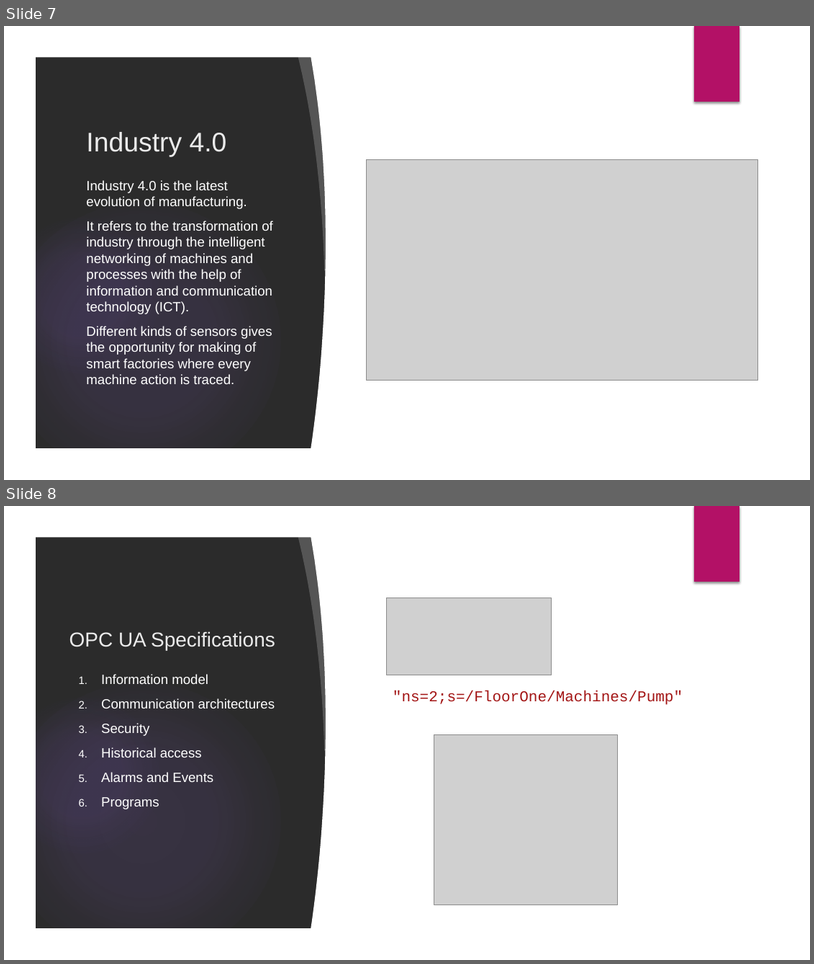
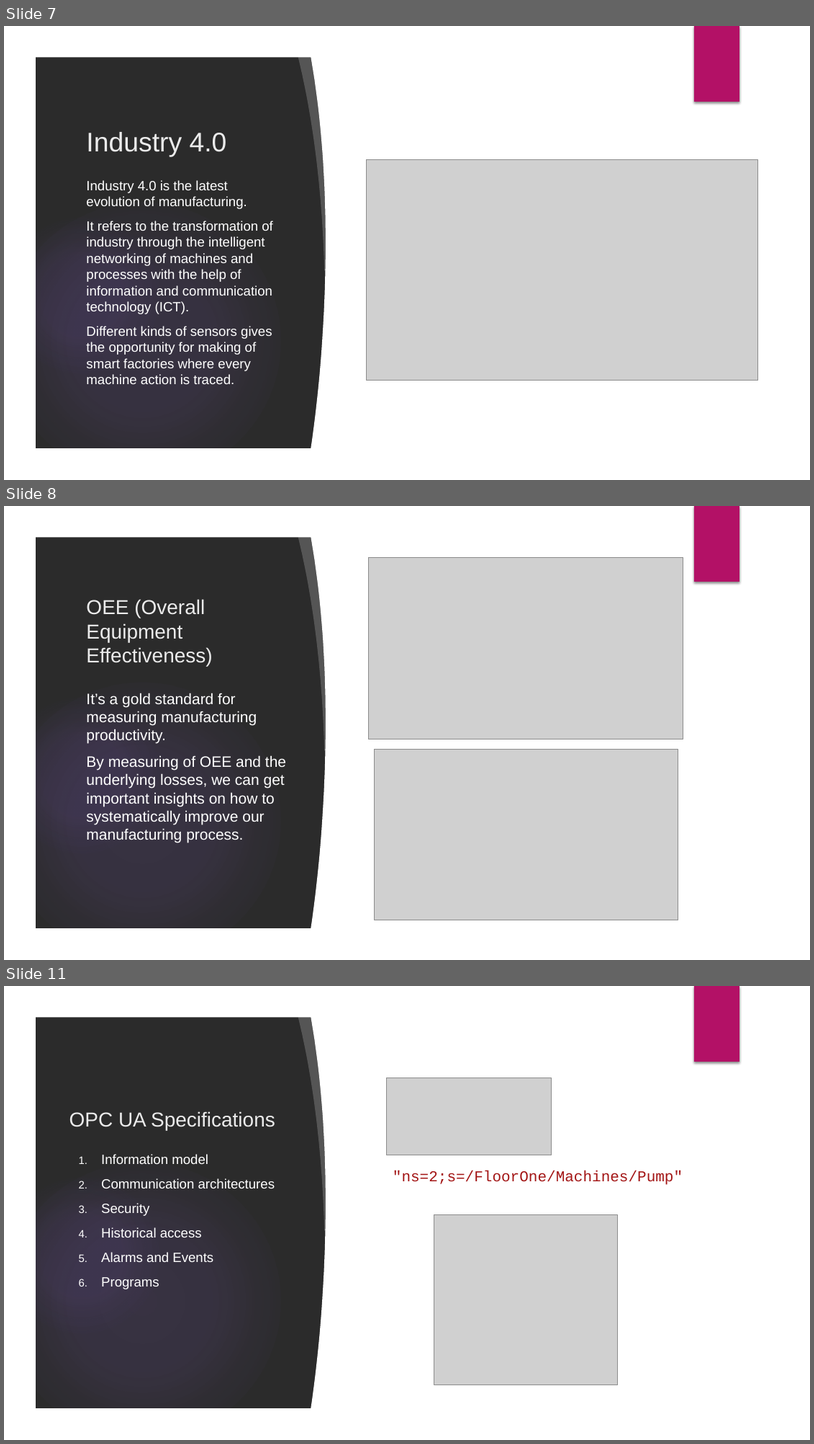
Before and after one commit to velizar92/TSK_Presentations, a slide deck: OPC UA and Industry 4.0.pptx. Shown one above the other, each under a label of ours: slides 7 and 8 before the commit, slides 7, 8 and 11 after it; the slides between them are not shown. The pictures are 814x964 and 814x1444 pixels, drawn with LibreOffice and Linux fonts; fonts in the diff are those of the drawing; grey boxes stand for pictures; background and template pictures are left out; a plain dark background stands for a picture behind light text. Boxes give left, top, right and bottom in pixels: in the first picture for what was removed or moved away, otherwise in the second. Text is boxed around its words. In the diff, an @@ line names an element or a change of style, - is before the commit and + after.

```diff
--- a/OPC UA and Industry 4.0.pptx
+++ b/OPC UA and Industry 4.0.pptx
@@ slide 8 added at (4,506,810,960), background picture (left out); not listed: 9 template elements that a slide beside it also shows @@
@@ picture added at (369,557,684,739) @@
@@ title added at (86,599,212,667), 24 pt, text #EBEBEB @@
+OEE (Overall Equipment Effectiveness)
@@ text added at (86,692,286,843), 18 pt, text #FFFFFF @@
+It’s a gold standard for measuring manufacturing productivity.
+By measuring of OEE and the underlying losses, we can get important insights on how to systematically improve our manufacturing process.
@@ picture added at (374,749,679,920) @@
@@ what was slide 8 is now slide 11 @@
```
Also in this commit, not shown: 4 slides changed, 4 other slides added.
